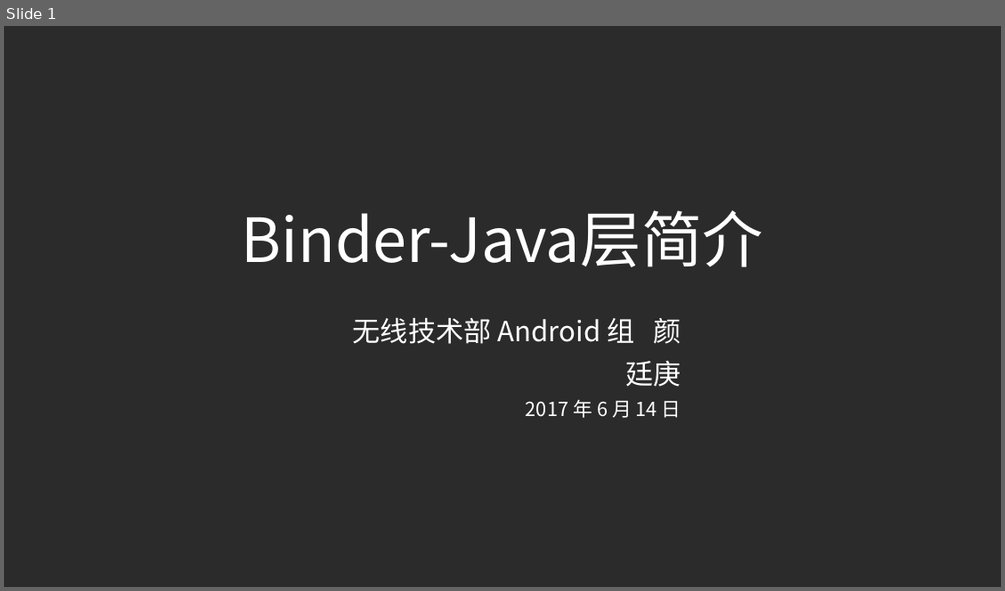
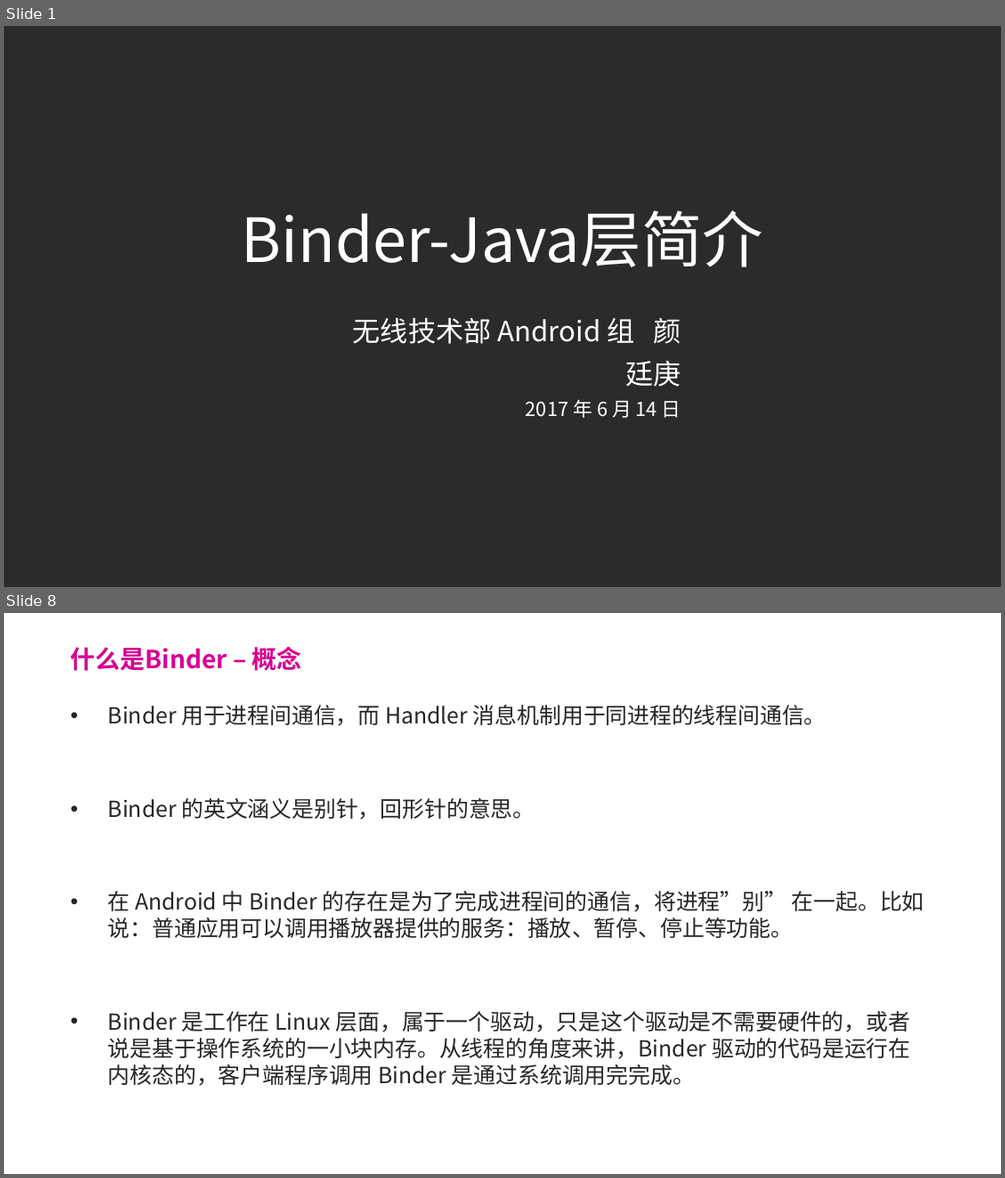
Before and after one commit to forsail/Study, a slide deck: notes/binder/binder简介.pptx. Shown one above the other, each under a label of ours: slide 1 before the commit, slides 1 and 8 after it; the slides between them are not shown. The pictures are 1005x591 and 1005x1178 pixels, drawn with LibreOffice and Linux fonts; fonts in the diff are those of the drawing; background and template pictures are left out; a plain dark background stands for a picture behind light text. Boxes give left, top, right and bottom in pixels: in the first picture for what was removed or moved away, otherwise in the second. Text is boxed around its words. In the diff, an @@ line names an element or a change of style, - is before the commit and + after.

Commit message:
[binder] 完成why和what部分

```diff
--- a/notes/binder/binder简介.pptx
+++ b/notes/binder/binder简介.pptx
@@ slide 8 added at (x1=4, y1=613, x2=1001, y2=1174), background picture (left out) @@
@@ title added at (x1=71, y1=647, x2=302, y2=671), 18 pt, text #D60093, bold @@
+什么是Binder – 概念
@@ text added at (x1=108, y1=705, x2=924, y2=1086), 16 pt, text #262626 @@
+• Binder 用于进程间通信，而 Handler 消息机制用于同进程的线程间通信。
+• Binder 的英文涵义是别针，回形针的意思。
+• 在 Android 中 Binder 的存在是为了完成进程间的通信，将进程”别” 在一起。比如说：普通应用可以调用播放器提供的服务：播放、暂停、停止等功能。
+• Binder 是工作在 Linux 层面，属于一个驱动，只是这个驱动是不需要硬件的，或者说是基于操作系统的一小块内存。从线程的角度来讲，Binder 驱动的代码是运行在内核态的，客户端程序调用 Binder 是通过系统调用完完成。
```
Also in this commit, not shown: 5 slides changed, 8 other slides added.
